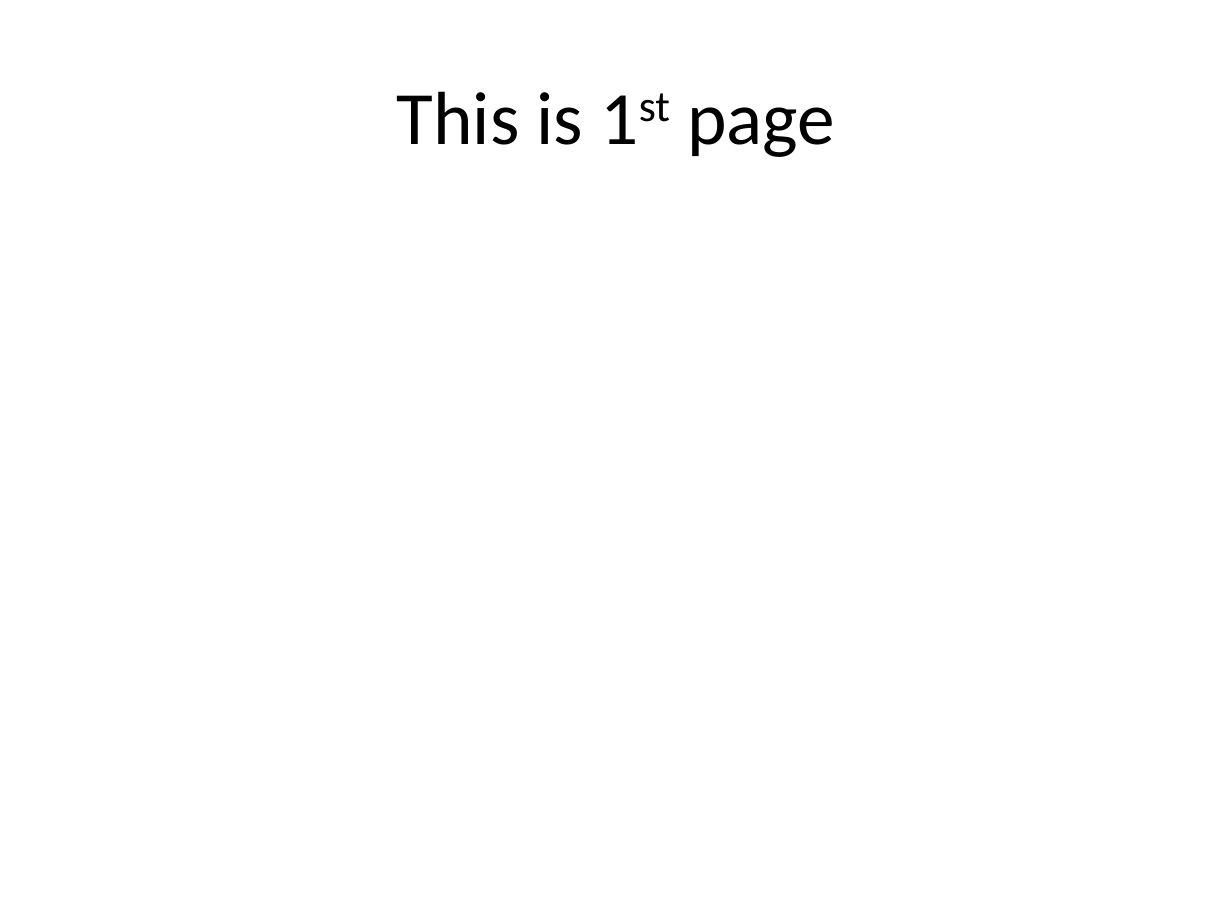
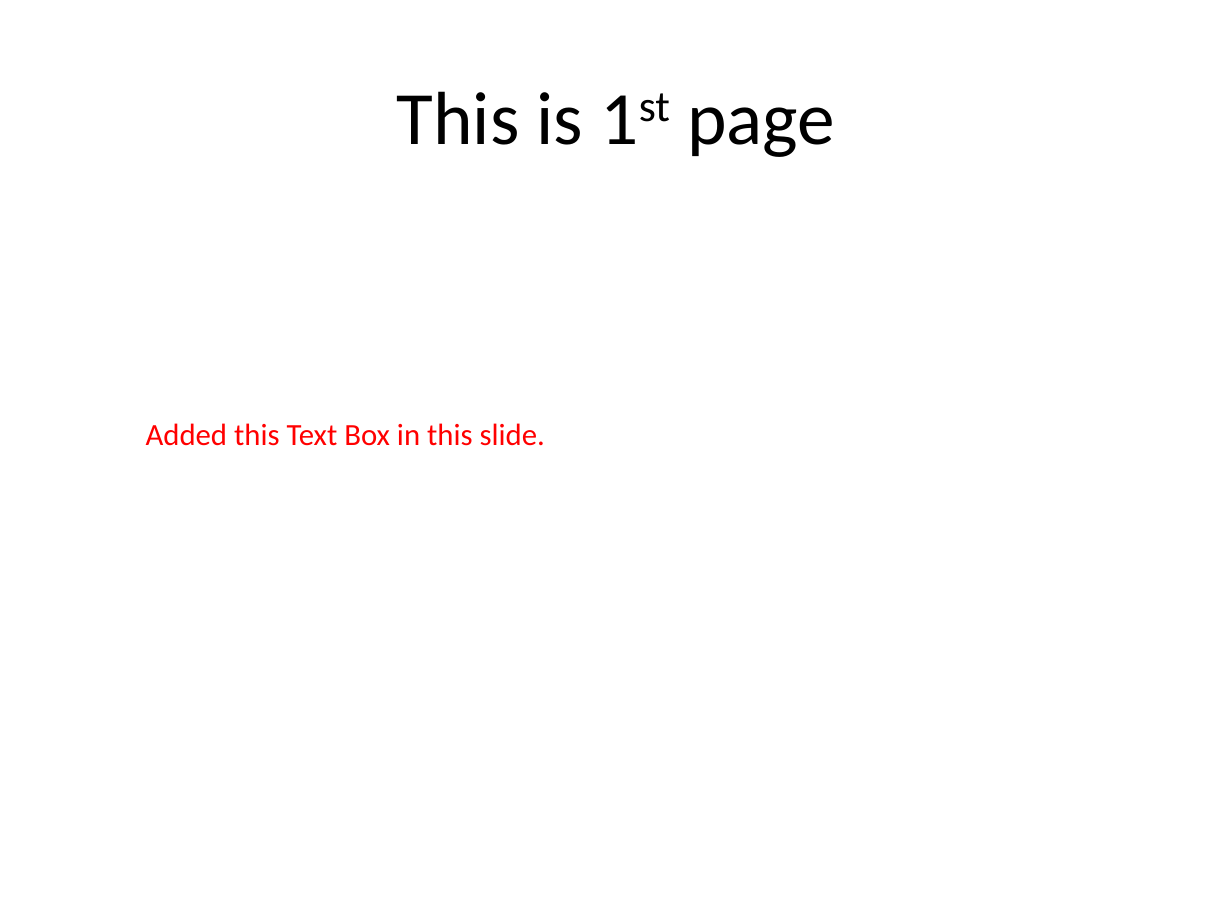
Before and after one commit to somayajulas/Test-Documentation, a slide deck: slide 2 of Test-Presentation.pptx. Drawn at 1232x924 pixels with LibreOffice and Linux fonts; fonts in the diff are those of the drawing. Boxes give left, top, right and bottom in pixels: in the first picture for what was removed or moved away, otherwise in the second. Text is boxed around its words. In the diff, an @@ line names an element or a change of style, - is before the commit and + after.

```diff
--- a/Test-Presentation.pptx
+++ b/Test-Presentation.pptx
@@ text added at [146,423,545,446], 18 pt, text #FF0000 @@
+Added this Text Box in this slide.
```
